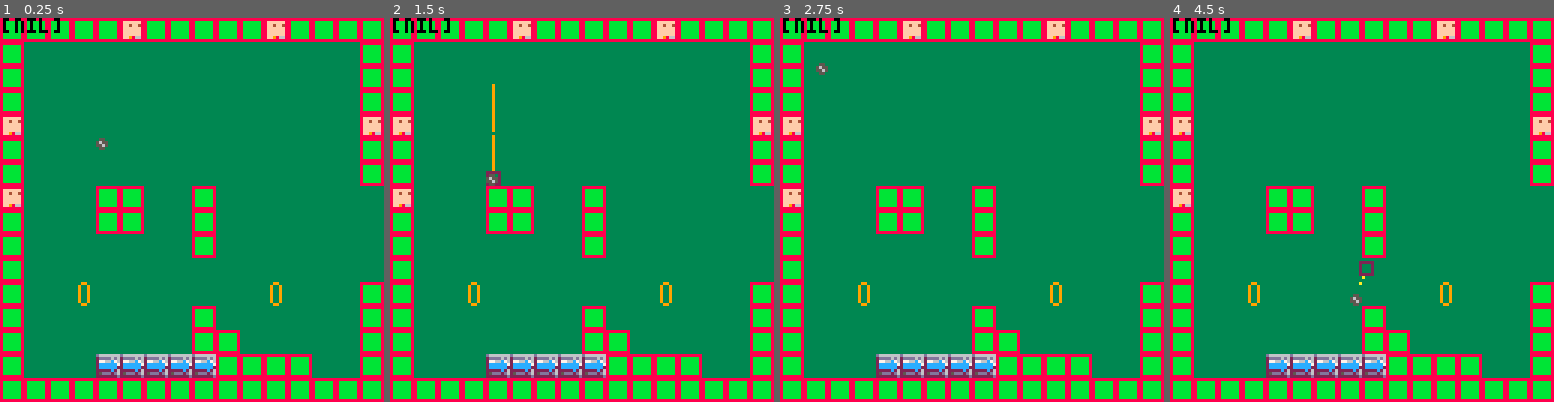
Above: before the commit, frames 1-4 (left to right).
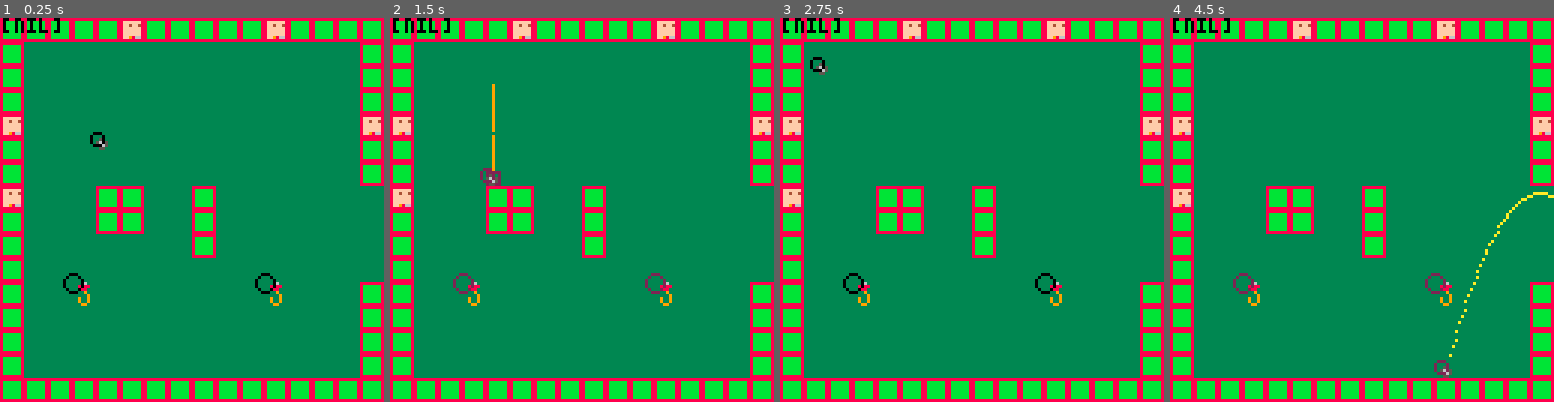
Above: after the commit, the same moments.

Repository: davidjtferguson/golf-escape
Game: PICO-8 cartridge golf_escape.p8
The game is run twice, just before and just after one commit, with the same random seed, the same clock (stepped at 60 frames per second) and the same inputs.
Inputs:
- Up to frame 1 (0.25 s): no input
- Up to frame 2 (1.5 s): tap O (Z key) at 0.33, 0.7, 1.43 s; tap X (X key) at 1.07 s
- Up to frame 3 (2.75 s): hold Left 1.97-2.37 s; tap X (X key) at 2.07, 2.4, 2.73 s; tap O (Z key) at 2.22 s
- Up to frame 4 (4.5 s): hold Right 2.87-3.53 s; tap X (X key) every 0.33 s from 3.07 to 4.4 s; tap O (Z key) at 3.1, 3.98 s; hold Right from 4.13 s (still down)

The runs differ from the first frame. In frame 1, 5.1% of the frame differs, in the area x 16-82%, y 29-94%; in frame 2, 5.1%; in frame 3, 5.1%; in frame 4, 5.4%, in the area x 16-100%, y 45-94%.

Commit message:
basic flying hooks

Diff:
--- a/golf_escape.p8
+++ b/golf_escape.p8
@@ -19,13 +19,17 @@
   x=4,
   y=4,
 
+  w=pixel*4,
+  h=pixel*4,
+
+  r=pixel*2,
+
   xvel=0,
   yvel=0,
 
   colstate="air",
 
-  w=pixel*4,
-  h=pixel*4,
+  s=2,
  }
 
  resetswing()
@@ -39,6 +43,19 @@
  aim={
   points={}
  }
+
+ --check map and convert
+ -- to game objects
+ hooks={}
+
+ for x=0,127 do
+  for y=0,63 do
+   if checkflag(x,y,3) then
+    createhook(x,y)
+    mset(x,y,0)
+   end
+  end
+ end
 
 end
 
@@ -101,16 +118,25 @@
 
  updateaim()
 
- if btnp(🅾️) and av.colstate=="ground" then
+ if btnp(🅾️) and
+    (av.colstate=="ground" or av.colstate=="hook") then
   applyswing(av)
 
   resetswing()
+
+  if av.colstate=="hook" then
+   av.hook.active=false
+
+   --remove reference
+   av.hook=nil
+  end
  end
 
  updatemovement(av)
 
  if groundcol(av,0,av.yvel,0) then
   --tredmills
+  --todo:use xvel, not x directly
   if groundcol(av,0,av.yvel,1) then
    av.x+=treadmillspeed
   end
@@ -136,17 +162,36 @@
 	  moveavtoroof()
 	  av.yvel*=-1
 	 end
-
-	 if leftcol(av,av.xvel,0,0) then
-	  moveavtoleft()
-	  av.xvel*=-1
-	 end
-
-	 if rightcol(av,av.xvel,0,0) then
-	  moveavtoright()
-	  av.xvel*=-1
-	 end
 	end
+
+ if leftcol(av,av.xvel,0,0) then
+  moveavtoleft()
+  av.xvel*=-1
+ end
+
+ if rightcol(av,av.xvel,0,0) then
+  moveavtoright()
+  av.xvel*=-1
+ end
+
+ --game obj update
+ for h in all(hooks) do
+  if circlecollision(av,h) and
+     h.active==true then
+   av.x=h.x+h.r
+   av.y=h.y+h.r
+
+   av.xvel=0
+   av.yvel=0
+
+   av.colstate="hook"
+
+   av.hook=h
+  elseif not circlecollision(av,h) and
+         h.active==false then
+   h.active=true
+  end
+ end
 end
 
 function _draw()
@@ -154,7 +199,8 @@
 
  map(xmap*16,ymap*16,xmap*128,ymap*128,16,16)
 
- if av.colstate=="ground" then
+ if av.colstate=="ground" or
+    av.colstate=="hook" then
   --draw aim
 
   --todo:consider look. lines?
@@ -169,7 +215,15 @@
    (aim.y+aim.h)*8,2)
  end
 
- spr(2,av.x*8,av.y*8)
+ --game objects
+ for h in all(hooks) do
+  spr(h.s,h.x*8,h.y*8)
+  circ(h.x*8,h.y*8,h.r*8)
+ end
+
+ --av draw
+ spr(av.s,av.x*8,av.y*8)
+ circ(av.x*8,av.y*8,av.r*8)
 
  linecol=9
 
@@ -297,7 +351,23 @@
  return fget(s,flag)
 end
 
+-- https://stackoverflow.com/questions/345838/ball-to-ball-collision-detection-and-handling
+function circlecollision(s1,s2)
+
+ --get distance from cen to cen
+ local dx=s1.x-s2.x
+ local dy=s1.y-s2.y
+
+ local distance=(dx*dx)+(dy*dy)
+
+ --if radiuses less than c2c, collision
+ if distance<=((s1.r+s2.r)*(s1.r+s2.r)) then
+  return true
+ end
+ return false
+end
 -->8
+--random update stuff
 
 function rotatevec(x,y,angle)
  local newx=x*cos(angle)-y*sin(angle)
@@ -351,7 +421,8 @@
   points={},
  }
 
- if av.colstate=="ground" then
+ if av.colstate=="ground" or
+    av.colstate=="hook" then
 	 local wallhit=false
 
   applyswing(aim)
@@ -386,6 +457,20 @@
  end
 end
 
+-->8
+--init bits
+
+function createhook(x,y)
+ h={
+  x=x,
+  y=y,
+  r=pixel*3,
+  s=32,
+  active=true,
+ }
+
+ add(hooks,h)
+end
 __gfx__
 000000008888888805500000d66666666666666d0000000000000000000000000000000000000000000000000000000000000000000000000000000000000000
 000000008bbbbbb8565500002dddd6d66d6dddd20000000000000000000000000000000000000000000000000000000000000000000000000000000000000000
@@ -403,11 +488,11 @@
 8ffffff8000000000000000000000000000000000000000000000000000000000000000000000000000000000000000000000000000000000000000000000000
 8ff98668000000000000000000000000000000000000000000000000000000000000000000000000000000000000000000000000000000000000000000000000
 88888888000000000000000000000000000000000000000000000000000000000000000000000000000000000000000000000000000000000000000000000000
-00099000000000000000000000000000000000000000000000000000000000000000000000000000000000000000000000000000000000000000000000000000
-00900900000000000000000000000000000000000000000000000000000000000000000000000000000000000000000000000000000000000000000000000000
-00900900000000000000000000000000000000000000000000000000000000000000000000000000000000000000000000000000000000000000000000000000
-00900900000000000000000000000000000000000000000000000000000000000000000000000000000000000000000000000000000000000000000000000000
-00900900000000000000000000000000000000000000000000000000000000000000000000000000000000000000000000000000000000000000000000000000
+00086000000000000000000000000000000000000000000000000000000000000000000000000000000000000000000000000000000000000000000000000000
+00888800000000000000000000000000000000000000000000000000000000000000000000000000000000000000000000000000000000000000000000000000
+00088000000000000000000000000000000000000000000000000000000000000000000000000000000000000000000000000000000000000000000000000000
+00009000000000000000000000000000000000000000000000000000000000000000000000000000000000000000000000000000000000000000000000000000
+00000900000000000000000000000000000000000000000000000000000000000000000000000000000000000000000000000000000000000000000000000000
 00900900000000000000000000000000000000000000000000000000000000000000000000000000000000000000000000000000000000000000000000000000
 00900900000000000000000000000000000000000000000000000000000000000000000000000000000000000000000000000000000000000000000000000000
 00099000000000000000000000000000000000000000000000000000000000000000000000000000000000000000000000000000000000000000000000000000
@@ -542,25 +627,25 @@
 
 
 __gff__
-0001000305000000000000000000000001000000000000000000000000000000000000000000000000000000000000000000000000000000000000000000000000000000000000000000000000000000000000000000000000000000000000000000000000000000000000000000000000000000000000000000000000000000
+0001000305000000000000000000000001000000000000000000000000000000080000000000000000000000000000000000000000000000000000000000000000000000000000000000000000000000000000000000000000000000000000000000000000000000000000000000000000000000000000000000000000000000
 0000000000000000000000000000000000000000000000000000000000000000000000000000000000000000000000000000000000000000000000000000000000000000000000000000000000000000000000000000000000000000000000000000000000000000000000000000000000000000000000000000000000000000
 __map__
-0101010101100101010101100101010101010101010101010101010101010101000000000000000000000000000000000000000000000000000000000000000000000000000000000000000000000000000000000000000000000000000000000000000000000000000000000000000000000000000000000000000000000000
-0100000000000000000000000000000101000000000000000000000000000001000000000000000000000000000000000000000000000000000000000000000000000000000000000000000000000000000000000000000000000000000000000000000000000000000000000000000000000000000000000000000000000000
-0100000000000000000000000000000101000000000000000000000000000001000000000000000000000000000000000000000000000000000000000000000000000000000000000000000000000000000000000000000000000000000000000000000000000000000000000000000000000000000000000000000000000000
-0100000000000000000000000000000101000000000000000000000000000001000000000000000000000000000000000000000000000000000000000000000000000000000000000000000000000000000000000000000000000000000000000000000000000000000000000000000000000000000000000000000000000000
-1000000000000000000000000000001001000001010000000000000000000001000000000000000000000000000000000000000000000000000000000000000000000000000000000000000000000000000000000000000000000000000000000000000000000000000000000000000000000000000000000000000000000000
-0100000000000000000000000000000101000000000000000000000001000001000000000000000000000000000000000000000000000000000000000000000000000000000000000000000000000000000000000000000000000000000000000000000000000000000000000000000000000000000000000000000000000000
-0100000000000000000000000000000101000000000000000000000000000001000000000000000000000000000000000000000000000000000000000000000000000000000000000000000000000000000000000000000000000000000000000000000000000000000000000000000000000000000000000000000000000000
-1000000001010000010000000000000000000000000000000000000000000001000000000000000000000000000000000000000000000000000000000000000000000000000000000000000000000000000000000000000000000000000000000000000000000000000000000000000000000000000000000000000000000000
-0100000001010000010000000000000000000000000000000000000000000001000000000000000000000000000000000000000000000000000000000000000000000000000000000000000000000000000000000000000000000000000000000000000000000000000000000000000000000000000000000000000000000000
-0100000000000000010000000000000000000000000000000101000000000001000000000000000000000000000000000000000000000000000000000000000000000000000000000000000000000000000000000000000000000000000000000000000000000000000000000000000000000000000000000000000000000000
-0100000000000000000000000000000000000000000000000000000000000001000000000000000000000000000000000000000000000000000000000000000000000000000000000000000000000000000000000000000000000000000000000000000000000000000000000000000000000000000000000000000000000000
-0100002000000000000000200000000101000000010100000000000000000001000000000000000000000000000000000000000000000000000000000000000000000000000000000000000000000000000000000000000000000000000000000000000000000000000000000000000000000000000000000000000000000000
-0100000000000000010000000000000101000000000000000000000000000001000000000000000000000000000000000000000000000000000000000000000000000000000000000000000000000000000000000000000000000000000000000000000000000000000000000000000000000000000000000000000000000000
-0100000000000000010100000000000101000000000000000000000000000001000000000000000000000000000000000000000000000000000000000000000000000000000000000000000000000000000000000000000000000000000000000000000000000000000000000000000000000000000000000000000000000000
-0100000003030303030101010100000101000000000000000000000000000001000000000000000000000000000000000000000000000000000000000000000000000000000000000000000000000000000000000000000000000000000000000000000000000000000000000000000000000000000000000000000000000000
-0101010101010101010101010101010101010101010101010101010101010101000000000000000000000000000000000000000000000000000000000000000000000000000000000000000000000000000000000000000000000000000000000000000000000000000000000000000000000000000000000000000000000000
+0101010101100101010101100101010101010101010101010101010101010101010101010101010101010101010101010000000000000000000000000000000000000000000000000000000000000000000000000000000000000000000000000000000000000000000000000000000000000000000000000000000000000000
+0100000000000000000000000000000101000000000000000000000000000001010000000000000000000000000000010000000000000000000000000000000000000000000000000000000000000000000000000000000000000000000000000000000000000000000000000000000000000000000000000000000000000000
+0100000000000000000000000000000101000000000000000000000000000001010000000000000000000000000000010000000000000000000000000000000000000000000000000000000000000000000000000000000000000000000000000000000000000000000000000000000000000000000000000000000000000000
+0100000000000000000000000000000101000000000000000000000000000001010000000000000000010000000000010000000000000000000000000000000000000000000000000000000000000000000000000000000000000000000000000000000000000000000000000000000000000000000000000000000000000000
+1000000000000000000000000000001001000001010000000000000000000001010000000000200001010000000000010000000000000000000000000000000000000000000000000000000000000000000000000000000000000000000000000000000000000000000000000000000000000000000000000000000000000000
+0100000000000000000000000000000101000000000000000020000001000001010000000000000001010000200000010000000000000000000000000000000000000000000000000000000000000000000000000000000000000000000000000000000000000000000000000000000000000000000000000000000000000000
+0100000000000000000000000000000101000000000000000000000000000001010000000101000001000000000000010000000000000000000000000000000000000000000000000000000000000000000000000000000000000000000000000000000000000000000000000000000000000000000000000000000000000000
+1000000001010000010000000000000000000000000000000000000000000001010000000000000001000000000000010000000000000000000000000000000000000000000000000000000000000000000000000000000000000000000000000000000000000000000000000000000000000000000000000000000000000000
+0100000001010000010000000000000000000000000000000000000000000001010000000000000001002000000000010000000000000000000000000000000000000000000000000000000000000000000000000000000000000000000000000000000000000000000000000000000000000000000000000000000000000000
+0100000000000000010000000000000000000000000000000101000000000001010000000000000001000000000000010000000000000000000000000000000000000000000000000000000000000000000000000000000000000000000000000000000000000000000000000000000000000000000000000000000000000000
+0100000000000000000000000000000000000000000000000000000000000001010000000020000000010001000100010000000000000000000000000000000000000000000000000000000000000000000000000000000000000000000000000000000000000000000000000000000000000000000000000000000000000000
+0100002000000000000000200000000101000000010100000000000000200000000000000000000000000100010001010000000000000000000000000000000000000000000000000000000000000000000000000000000000000000000000000000000000000000000000000000000000000000000000000000000000000000
+0100000000000000000000000000000101000000000000000000000000000000000000000000000000000000000000010000000000000000000000000000000000000000000000000000000000000000000000000000000000000000000000000000000000000000000000000000000000000000000000000000000000000000
+0100000000000000000000000000000101000000000000000000000000000000000000000000000000000000000000010000000000000000000000000000000000000000000000000000000000000000000000000000000000000000000000000000000000000000000000000000000000000000000000000000000000000000
+0100000000000000000000000000000101000000000000000000000000000000000000000000000000000000000000010000000000000000000000000000000000000000000000000000000000000000000000000000000000000000000000000000000000000000000000000000000000000000000000000000000000000000
+0101010101010101010101010101010101010101010101010101010101010101010101010101010101010101010101010000000000000000000000000000000000000000000000000000000000000000000000000000000000000000000000000000000000000000000000000000000000000000000000000000000000000000
 0101010100000001000001000000000000000000000000000000000000000000000000000000000000000000000000000000000000000000000000000000000000000000000000000000000000000000000000000000000000000000000000000000000000000000000000000000000000000000000000000000000000000000
 0001000000000000000001000000000000000000000000000000000000000000000000000000000000000000000000000000000000000000000000000000000000000000000000000000000000000000000000000000000000000000000000000000000000000000000000000000000000000000000000000000000000000000
 0001000000000000000001000000000000000000000000000000000000000000000000000000000000000000000000000000000000000000000000000000000000000000000000000000000000000000000000000000000000000000000000000000000000000000000000000000000000000000000000000000000000000000
Not shown, changed: thoughts.txt
